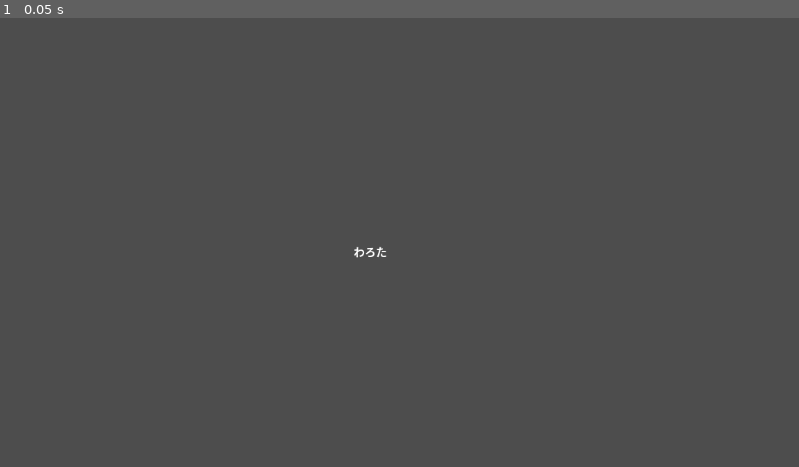
Above: before the commit, frame 1.
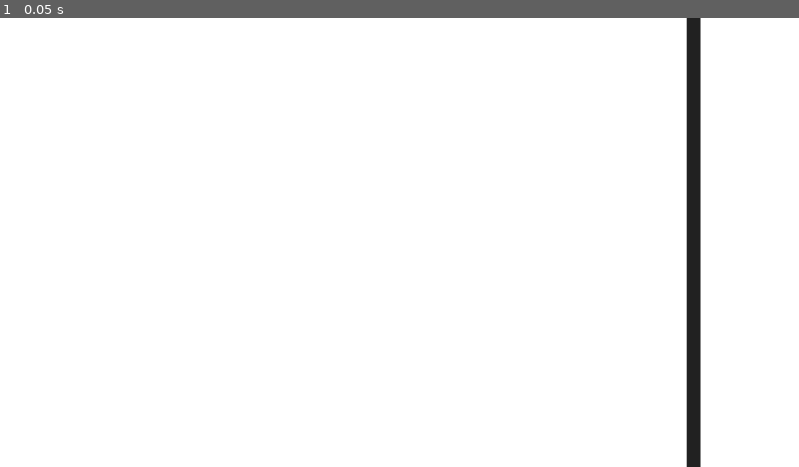
Above: after the commit, the same moment.

Repository: takapc/Godot-KRA
Game: Godot game, scene res://Main.tscn
The game is run twice, just before and just after one commit, with the same random seed, the same clock (stepped at 60 frames per second) and the same inputs.
Inputs:
- Up to frame 1 (0.05 s): no input

The runs differ from the first frame. In frame 1, 100% of the frame differs, in the area x 0-100%, y 0-100%.

Commit message:
Background

Diff:
--- a/horses.tscn
+++ b/HorseScene/BaseHorse.tscn
@@ -1,14 +1,14 @@
-[gd_scene load_steps=12 format=3 uid="uid://q5gejktvwrci"]
+[gd_scene load_steps=13 format=3 uid="uid://q5gejktvwrci"]
 
 [ext_resource type="Script" path="res://horses.gd" id="1_tjedy"]
-[ext_resource type="Texture2D" uid="uid://ck0swvcw32hku" path="res://栃毛.png" id="2_3v4dg"]
-[ext_resource type="Texture2D" uid="uid://kdhw00qefird" path="res://栃栗毛.png" id="2_5manf"]
-[ext_resource type="Texture2D" uid="uid://tfykfjbegmyc" path="res://黒鹿毛.png" id="2_41kwl"]
-[ext_resource type="Texture2D" uid="uid://b856yh0fbdo0g" path="res://青毛.png" id="2_2125k"]
-[ext_resource type="Texture2D" uid="uid://mtli15df16j4" path="res://青鹿毛.png" id="3_40pr0"]
-[ext_resource type="Texture2D" uid="uid://lyy4scxpnreh" path="res://白毛.png" id="4_4ow5x"]
-[ext_resource type="Texture2D" uid="uid://cbaw2elv47yum" path="res://鹿毛.png" id="4_77kdc"]
-[ext_resource type="Texture2D" uid="uid://ccp2qc2i2bq4b" path="res://芦毛.png" id="5_fwvoe"]
+[ext_resource type="Texture2D" uid="uid://ck0swvcw32hku" path="res://textures/栃毛.png" id="2_3v4dg"]
+[ext_resource type="Texture2D" uid="uid://kdhw00qefird" path="res://textures/栃栗毛.png" id="2_5manf"]
+[ext_resource type="Texture2D" uid="uid://tfykfjbegmyc" path="res://textures/黒鹿毛.png" id="2_41kwl"]
+[ext_resource type="Texture2D" uid="uid://b856yh0fbdo0g" path="res://textures/青毛.png" id="2_2125k"]
+[ext_resource type="Texture2D" uid="uid://mtli15df16j4" path="res://textures/青鹿毛.png" id="3_40pr0"]
+[ext_resource type="Texture2D" uid="uid://lyy4scxpnreh" path="res://textures/白毛.png" id="4_4ow5x"]
+[ext_resource type="Texture2D" uid="uid://cbaw2elv47yum" path="res://textures/鹿毛.png" id="4_77kdc"]
+[ext_resource type="Texture2D" uid="uid://ccp2qc2i2bq4b" path="res://textures/芦毛.png" id="5_fwvoe"]
 
 [sub_resource type="SpriteFrames" id="SpriteFrames_d57r1"]
 animations = [{
@@ -81,12 +81,13 @@
 radius = 95.0
 height = 490.0
 
-[node name="Horses" type="Area2D"]
+[sub_resource type="Theme" id="Theme_ktgla"]
+
+[node name="BaseHorse" type="Area2D"]
 scale = Vector2(0.2, 0.2)
 script = ExtResource("1_tjedy")
 
 [node name="AnimatedSprite2D" type="AnimatedSprite2D" parent="."]
-position = Vector2(100, 100)
 sprite_frames = SubResource("SpriteFrames_d57r1")
 animation = &"芦毛"
 
@@ -96,4 +97,17 @@
 
 [node name="VisibleOnScreenNotifier2D" type="VisibleOnScreenNotifier2D" parent="."]
 
+[node name="Number" type="Label" parent="."]
+offset_left = -90.0
+offset_top = -35.0
+offset_right = -50.0
+offset_bottom = 20.0
+theme = SubResource("Theme_ktgla")
+theme_override_colors/font_color = Color(0, 0, 0, 1)
+theme_override_font_sizes/font_size = 40
+text = "1
+"
+horizontal_alignment = 1
+vertical_alignment = 1
+
 [connection signal="screen_exited" from="VisibleOnScreenNotifier2D" to="." method="_on_visible_on_screen_notifier_2d_screen_exited"]
--- /dev/null
+++ b/HorseScene/Horse1.tscn
@@ -0,0 +1,11 @@
+[gd_scene load_steps=2 format=3 uid="uid://dqxnmwobtysux"]
+
+[ext_resource type="PackedScene" uid="uid://q5gejktvwrci" path="res://HorseScene/BaseHorse.tscn" id="1_th1m1"]
+
+[node name="Horse1" instance=ExtResource("1_th1m1")]
+
+[node name="Number" parent="." index="3"]
+text = "1
+
+
+"
--- /dev/null
+++ b/HorseScene/Horse10.tscn
@@ -0,0 +1,9 @@
+[gd_scene load_steps=2 format=3 uid="uid://cbnv6fx5y7vpn"]
+
+[ext_resource type="PackedScene" uid="uid://q5gejktvwrci" path="res://HorseScene/BaseHorse.tscn" id="1_a2fnp"]
+
+[node name="Horse10" instance=ExtResource("1_a2fnp")]
+
+[node name="Number" parent="." index="3"]
+text = "10
+"
--- /dev/null
+++ b/HorseScene/Horse11.tscn
@@ -0,0 +1,9 @@
+[gd_scene load_steps=2 format=3 uid="uid://bckbd1ym38emk"]
+
+[ext_resource type="PackedScene" uid="uid://q5gejktvwrci" path="res://HorseScene/BaseHorse.tscn" id="1_1bq32"]
+
+[node name="Horse11" instance=ExtResource("1_1bq32")]
+
+[node name="Number" parent="." index="3"]
+text = "11
+"
--- /dev/null
+++ b/HorseScene/Horse12.tscn
@@ -0,0 +1,9 @@
+[gd_scene load_steps=2 format=3 uid="uid://pswxgfj33hnt"]
+
+[ext_resource type="PackedScene" uid="uid://q5gejktvwrci" path="res://HorseScene/BaseHorse.tscn" id="1_gghfm"]
+
+[node name="Horse12" instance=ExtResource("1_gghfm")]
+
+[node name="Number" parent="." index="3"]
+text = "12
+"
--- /dev/null
+++ b/HorseScene/Horse2.tscn
@@ -0,0 +1,8 @@
+[gd_scene load_steps=2 format=3 uid="uid://c7orqkihvxa0n"]
+
+[ext_resource type="PackedScene" uid="uid://q5gejktvwrci" path="res://HorseScene/BaseHorse.tscn" id="1_151bk"]
+
+[node name="Horse2" instance=ExtResource("1_151bk")]
+
+[node name="Number" parent="." index="3"]
+text = "2"
--- /dev/null
+++ b/HorseScene/Horse3.tscn
@@ -0,0 +1,8 @@
+[gd_scene load_steps=2 format=3 uid="uid://b03e2ejrnb1x3"]
+
+[ext_resource type="PackedScene" uid="uid://q5gejktvwrci" path="res://HorseScene/BaseHorse.tscn" id="1_iic65"]
+
+[node name="Horse2" instance=ExtResource("1_iic65")]
+
+[node name="Number" parent="." index="3"]
+text = "3"
--- /dev/null
+++ b/HorseScene/Horse4.tscn
@@ -0,0 +1,8 @@
+[gd_scene load_steps=2 format=3 uid="uid://p0w2eebtbkxl"]
+
+[ext_resource type="PackedScene" uid="uid://q5gejktvwrci" path="res://HorseScene/BaseHorse.tscn" id="1_aeywg"]
+
+[node name="Horse4" instance=ExtResource("1_aeywg")]
+
+[node name="Number" parent="." index="3"]
+text = "4"
--- /dev/null
+++ b/HorseScene/Horse5.tscn
@@ -0,0 +1,9 @@
+[gd_scene load_steps=2 format=3 uid="uid://cihmutpym1lcs"]
+
+[ext_resource type="PackedScene" uid="uid://q5gejktvwrci" path="res://HorseScene/BaseHorse.tscn" id="1_mvm0n"]
+
+[node name="Horse5" instance=ExtResource("1_mvm0n")]
+
+[node name="Number" parent="." index="3"]
+text = "5
+"
--- /dev/null
+++ b/HorseScene/Horse6.tscn
@@ -0,0 +1,8 @@
+[gd_scene load_steps=2 format=3 uid="uid://d3luwf1iby8xl"]
+
+[ext_resource type="PackedScene" uid="uid://q5gejktvwrci" path="res://HorseScene/BaseHorse.tscn" id="1_yifq1"]
+
+[node name="Horse6" instance=ExtResource("1_yifq1")]
+
+[node name="Number" parent="." index="3"]
+text = "6"
--- /dev/null
+++ b/HorseScene/Horse7.tscn
@@ -0,0 +1,8 @@
+[gd_scene load_steps=2 format=3 uid="uid://baktfsvl18y6n"]
+
+[ext_resource type="PackedScene" uid="uid://q5gejktvwrci" path="res://HorseScene/BaseHorse.tscn" id="1_23qpu"]
+
+[node name="Horse7" instance=ExtResource("1_23qpu")]
+
+[node name="Number" parent="." index="3"]
+text = "7"
--- /dev/null
+++ b/HorseScene/Horse8.tscn
@@ -0,0 +1,8 @@
+[gd_scene load_steps=2 format=3 uid="uid://bd0mbwhnb1fer"]
+
+[ext_resource type="PackedScene" uid="uid://q5gejktvwrci" path="res://HorseScene/BaseHorse.tscn" id="1_bj1dj"]
+
+[node name="Horse8" instance=ExtResource("1_bj1dj")]
+
+[node name="Number" parent="." index="3"]
+text = "8"
--- /dev/null
+++ b/HorseScene/Horse9.tscn
@@ -0,0 +1,9 @@
+[gd_scene load_steps=2 format=3 uid="uid://c2hwnc8vk63u5"]
+
+[ext_resource type="PackedScene" uid="uid://q5gejktvwrci" path="res://HorseScene/BaseHorse.tscn" id="1_ht3n1"]
+
+[node name="Horse9" instance=ExtResource("1_ht3n1")]
+
+[node name="Number" parent="." index="3"]
+text = "9
+"
--- a/Main.gd
+++ b/Main.gd
@@ -1,4 +1,6 @@
 extends Node2D
+
+@export var RunningHorse: Array[PackedScene]
 
 
 func _ready():
--- a/Main.tscn
+++ b/Main.tscn
@@ -1,16 +1,40 @@
-[gd_scene load_steps=2 format=3 uid="uid://cy2q8vtwjutrb"]
+[gd_scene load_steps=15 format=3 uid="uid://cy2q8vtwjutrb"]
 
 [ext_resource type="Script" path="res://Main.gd" id="1_6guxl"]
+[ext_resource type="PackedScene" uid="uid://dqxnmwobtysux" path="res://HorseScene/Horse1.tscn" id="2_twpfw"]
+[ext_resource type="PackedScene" uid="uid://c7orqkihvxa0n" path="res://HorseScene/Horse2.tscn" id="3_0eewp"]
+[ext_resource type="PackedScene" uid="uid://b03e2ejrnb1x3" path="res://HorseScene/Horse3.tscn" id="4_jxmxo"]
+[ext_resource type="PackedScene" uid="uid://p0w2eebtbkxl" path="res://HorseScene/Horse4.tscn" id="5_nts4o"]
+[ext_resource type="PackedScene" uid="uid://cihmutpym1lcs" path="res://HorseScene/Horse5.tscn" id="6_0upil"]
+[ext_resource type="PackedScene" uid="uid://d3luwf1iby8xl" path="res://HorseScene/Horse6.tscn" id="7_ahywq"]
+[ext_resource type="PackedScene" uid="uid://baktfsvl18y6n" path="res://HorseScene/Horse7.tscn" id="8_pev11"]
+[ext_resource type="PackedScene" uid="uid://bd0mbwhnb1fer" path="res://HorseScene/Horse8.tscn" id="9_qece7"]
+[ext_resource type="PackedScene" uid="uid://c2hwnc8vk63u5" path="res://HorseScene/Horse9.tscn" id="10_p051n"]
+[ext_resource type="PackedScene" uid="uid://cbnv6fx5y7vpn" path="res://HorseScene/Horse10.tscn" id="11_gujt3"]
+[ext_resource type="PackedScene" uid="uid://bckbd1ym38emk" path="res://HorseScene/Horse11.tscn" id="12_1a2ir"]
+[ext_resource type="PackedScene" uid="uid://pswxgfj33hnt" path="res://HorseScene/Horse12.tscn" id="13_pp81n"]
+
+[sub_resource type="RectangleShape2D" id="RectangleShape2D_7wifc"]
+size = Vector2(462.375, 18.4243)
 
 [node name="Main" type="Node2D"]
 script = ExtResource("1_6guxl")
+RunningHorse = Array[PackedScene]([ExtResource("2_twpfw"), ExtResource("3_0eewp"), ExtResource("4_jxmxo"), ExtResource("5_nts4o"), ExtResource("6_0upil"), ExtResource("7_ahywq"), ExtResource("8_pev11"), ExtResource("9_qece7"), ExtResource("10_p051n"), ExtResource("11_gujt3"), ExtResource("12_1a2ir"), ExtResource("13_pp81n")])
 
-[node name="Label" type="Label" parent="."]
-offset_left = 342.0
-offset_top = 215.0
-offset_right = 727.0
-offset_bottom = 460.0
-text = "わろた
-"
-horizontal_alignment = 1
-vertical_alignment = 1
+[node name="Background" type="ColorRect" parent="."]
+offset_right = 1152.0
+offset_bottom = 648.0
+
+[node name="Area2D" type="Area2D" parent="."]
+
+[node name="CollisionShape2D" type="CollisionShape2D" parent="Area2D"]
+position = Vector2(1072.1, 324.094)
+rotation = 3.14159
+scale = Vector2(0.345587, -35.1608)
+shape = SubResource("RectangleShape2D_7wifc")
+
+[node name="Line2D" type="Line2D" parent="Area2D"]
+points = PackedVector2Array(1000, 2.08165e-12, 1000, 648)
+width = 20.0
+default_color = Color(0.129412, 0.129412, 0.129412, 1)
+metadata/_edit_group_ = true
--- a/horses.gd
+++ b/horses.gd
@@ -4,4 +4,4 @@
 	queue_free()
 
 func _ready():
-	$AnimatedSprite2D.animation = "栃栗毛"
+	$AnimatedSprite2D.animation = "芦毛"
--- a/icon.svg
+++ /dev/null
@@ -1 +0,0 @@
-<svg height="128" width="128" xmlns="http://www.w3.org/2000/svg"><rect x="2" y="2" width="124" height="124" rx="14" fill="#363d52" stroke="#212532" stroke-width="4"/><g transform="scale(.101) translate(122 122)"><g fill="#fff"><path d="M105 673v33q407 354 814 0v-33z"/><path fill="#478cbf" d="m105 673 152 14q12 1 15 14l4 67 132 10 8-61q2-11 15-15h162q13 4 15 15l8 61 132-10 4-67q3-13 15-14l152-14V427q30-39 56-81-35-59-83-108-43 20-82 47-40-37-88-64 7-51 8-102-59-28-123-42-26 43-46 89-49-7-98 0-20-46-46-89-64 14-123 42 1 51 8 102-48 27-88 64-39-27-82-47-48 49-83 108 26 42 56 81zm0 33v39c0 276 813 276 813 0v-39l-134 12-5 69q-2 10-14 13l-162 11q-12 0-16-11l-10-65H447l-10 65q-4 11-16 11l-162-11q-12-3-14-13l-5-69z"/><path d="M483 600c3 34 55 34 58 0v-86c-3-34-55-34-58 0z"/><circle cx="725" cy="526" r="90"/><circle cx="299" cy="526" r="90"/></g><g fill="#414042"><circle cx="307" cy="532" r="60"/><circle cx="717" cy="532" r="60"/></g></g></svg>
--- a/project.godot
+++ b/project.godot
@@ -13,7 +13,6 @@
 config/name="Desktop"
 run/main_scene="res://Main.tscn"
 config/features=PackedStringArray("4.2", "GL Compatibility")
-config/icon="res://icon.svg"
 
 [rendering]
 
Renamed: 栃栗毛.png -> textures/栃栗毛.png
Not shown, changed: textures/栃栗毛.png.import
Renamed: 栃毛.png -> textures/栃毛.png
Not shown, changed: textures/栃毛.png.import
Renamed: 白毛.png -> textures/白毛.png
Not shown, changed: textures/白毛.png.import
Renamed: 芦毛.png -> textures/芦毛.png
Not shown, changed: textures/芦毛.png.import
Renamed: 青毛.png -> textures/青毛.png
Not shown, changed: textures/青毛.png.import
Renamed: 青鹿毛.png -> textures/青鹿毛.png
Not shown, changed: textures/青鹿毛.png.import
(and 5 more such lines)
